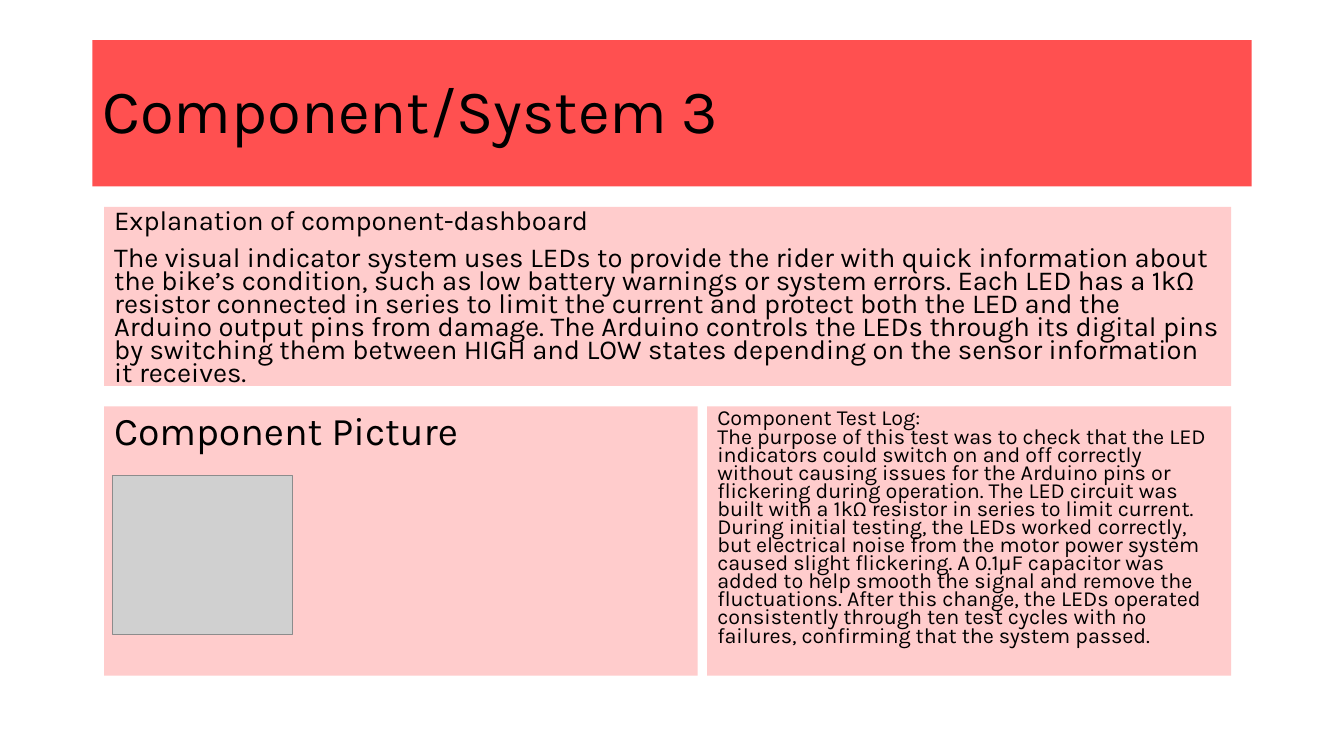
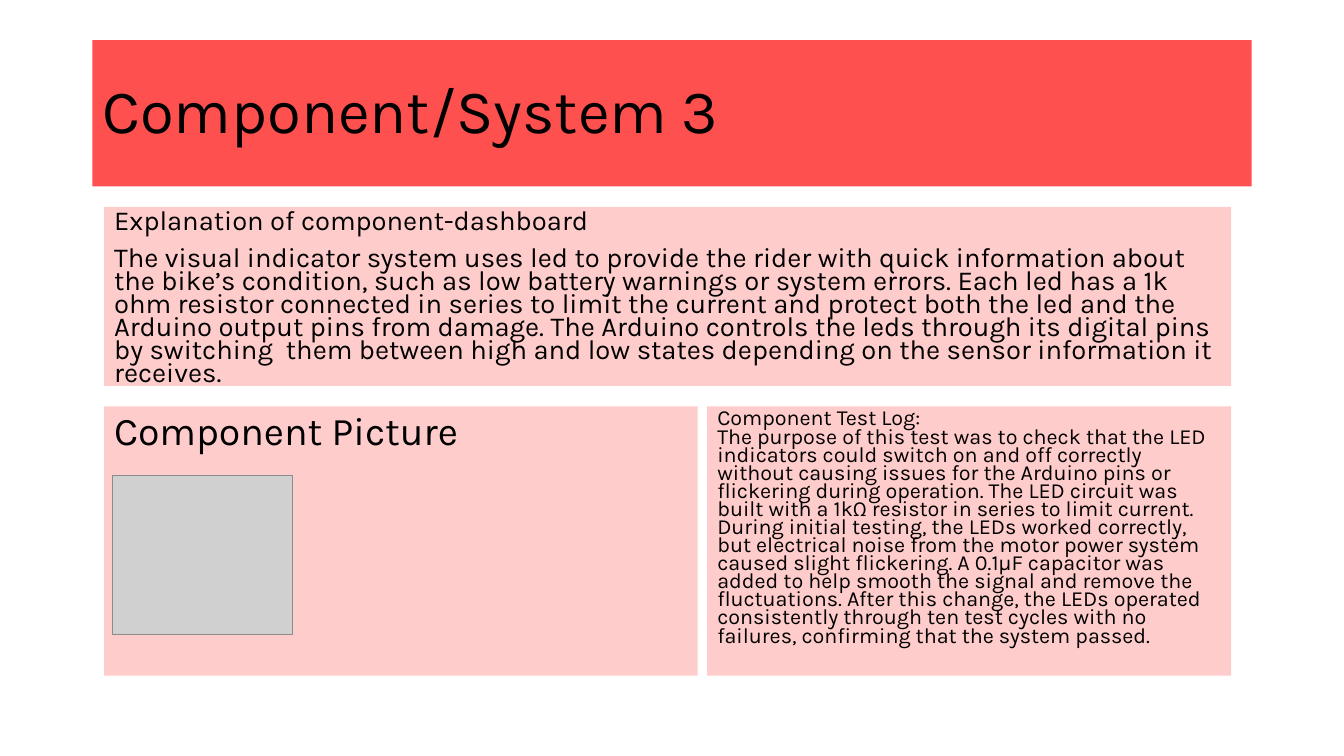
Before and after one commit to Heinrich70/Heinrich-13-Di-70cc-hybrid-pitbike, a slide deck: slide 18 of AS91904 Electronics Heinrich Venter.pptx. Drawn at 1344x756 pixels with LibreOffice and Linux fonts; fonts in the diff are those of the drawing; grey boxes stand for pictures. Boxes give left, top, right and bottom in pixels: in the first picture for what was removed or moved away, otherwise in the second. Text is boxed around its words. In the diff, an @@ line names an element or a change of style, - is before the commit and + after.

```diff
--- a/AS91904 Electronics Heinrich Venter.pptx
+++ b/AS91904 Electronics Heinrich Venter.pptx
@@ text at bbox=[114, 248, 1211, 389]: text changed @@
-The visual indicator system uses LEDs to provide the rider with quick information about the bike’s condition, such as low battery warnings or system errors. Each LED has a 1kΩ resistor connected in series to limit the current and protect both the LED and the Arduino output pins from damage. The Arduino controls the LEDs through its digital pins by switching them between HIGH and LOW states depending on the sensor information it receives.
+The visual indicator system uses led to provide the rider with quick information about the bike’s condition, such as low battery warnings or system errors. Each led has a 1k ohm resistor connected in series to limit the current and protect both the led and the Arduino output pins from damage. The Arduino controls the leds through its digital pins by switching them between high and low states depending on the sensor information it receives.
```
Also in this commit, not shown: 1 other slide changed, 1 other file.
